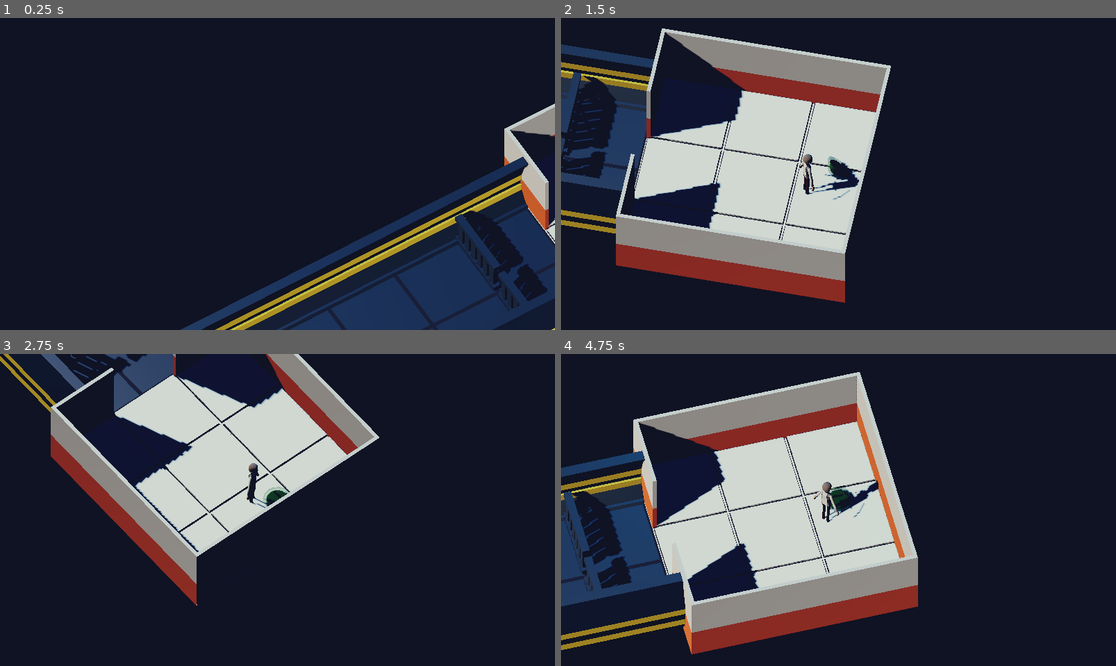
Above: before the commit, frames 1-4 (two rows, left to right).
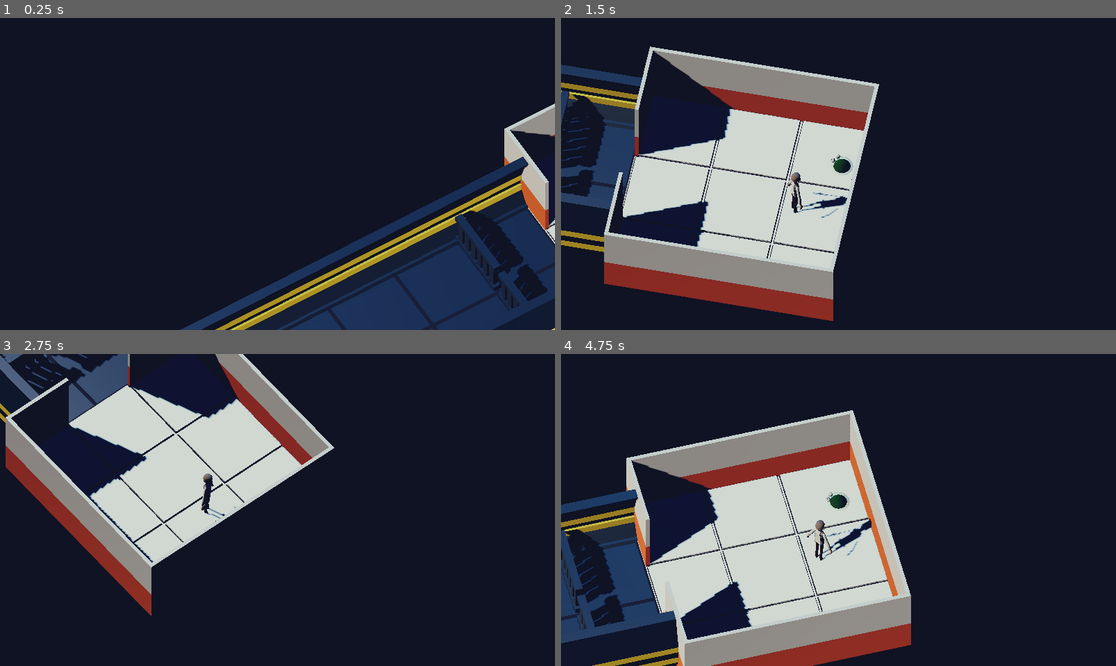
Above: after the commit, the same moments.

Repository: Eryans/godotwildjam_parasite
Game: Godot game, scene res://scenes/main.tscn
The game is run twice, just before and just after one commit, with the same random seed, the same clock (stepped at 60 frames per second) and the same inputs.
Inputs (mouse positions are in pixels of both pictures, inside the frame that each line leads up to):
- Up to frame 1 (0.25 s): no input
- Up to frame 2 (1.5 s): tap Enter (ui_accept) at 0.5, 0.77 s; move the mouse to (960, 158) at 0.52 s; hold E (rotate_right) 0.53-1.28 s; tap Space (shoot) at 0.6, 1.35 s; move the mouse to (727, 189) at 1.27 s; hold Down (ui_down) from 1.28 s (still down)
- Up to frame 3 (2.75 s): tap Enter (ui_accept) at 1.52 s; move the mouse to (333, 441) at 2.02 s; release Down (ui_down) at 2.03 s; hold E (rotate_right) from 2.03 s (still down); tap Space (shoot) at 2.1 s
- Up to frame 4 (4.75 s): move the mouse to (810, 572) at 2.77 s; release E (rotate_right) at 2.78 s; hold Up (ui_up) 2.78-3.53 s; tap Space (shoot) at 2.85, 3.6, 4.35 s; tap Enter (ui_accept) at 3.02, 3.77, 4.52 s; move the mouse to (1005, 556) at 3.52 s; hold Q (rotate_left) from 3.53 s (still down); move the mouse to (672, 463) at 4.27 s

The runs differ from the first frame. In frame 1, less than 0.1% of the frame differs, in the area x 92-95%, y 37-44%; in frame 2, 25%; in frame 3, 23%; in frame 4, 35%, in the area x 0-65%, y 5-100%.

Commit message:
fix: :bug: fix parasite rigidbody rotation not being locked and dead parasite not being queu freed

Diff:
--- a/scenes/parasite.tscn
+++ b/scenes/parasite.tscn
@@ -9,6 +9,8 @@
 [node name="Parasite" type="RigidBody3D"]
 collision_layer = 2
 collision_mask = 2
+axis_lock_angular_x = true
+axis_lock_angular_z = true
 script = ExtResource("1_yk3q1")
 parasite_can_infect_countdown = 0.05
 
--- a/scripts/class/person.gd
+++ b/scripts/class/person.gd
@@ -23,12 +23,15 @@
 
 func _physics_process(delta):
 	if current_state == person_state.INFECTED:
+		parasite_mesh.visible = true
 		var look_at_direction = camera_control.shoot_ray() - global_transform.origin
 		var target_rotation = atan2(look_at_direction.x, look_at_direction.z)
 		if target_rotation < 0:
 			target_rotation += 2 * PI
 
 		rotation.y = lerp_angle(rotation.y, target_rotation, 1)
+	else:
+		parasite_mesh.visible = false
 	if not is_on_floor():
 		velocity.y -= gravity * delta
 	move_and_slide()
@@ -37,10 +40,8 @@
 func set_infected() -> void:
 	current_state = person_state.INFECTED
 	material.albedo_color = Color(1, 0, 0)
-	parasite_mesh.visible = true
 
 
 func set_dead_or_stunned() -> void:
 	current_state = person_state.DEAD if !stronger else person_state.STUNNED
 	is_dead = true
-	parasite_mesh.visible = false
--- a/scripts/main.gd
+++ b/scripts/main.gd
@@ -8,6 +8,7 @@
 
 var parasite_scn: PackedScene = preload("res://scenes/parasite.tscn")
 var is_gameover: bool = false
+var parasite: Parasite
 
 const SPEED = 4.0
 
@@ -31,7 +32,7 @@
 
 	if current_host && !is_gameover:
 		if Input.is_action_just_pressed("shoot"):
-			var parasite: Parasite = parasite_scn.instantiate()
+			parasite = parasite_scn.instantiate()
 			parasite.connect("infect_person", _on_parasite_infect_person)
 			add_child(parasite)
 			# Make the parasite start a little bit higher for a better shooting angle
@@ -76,5 +77,7 @@
 
 func gameover() -> void:
 	is_gameover = true
+	if parasite != null:
+		parasite.queue_free()
 	# current_host.current_state = current_host.person_state.DEAD
 	print("DEAD X_X")
